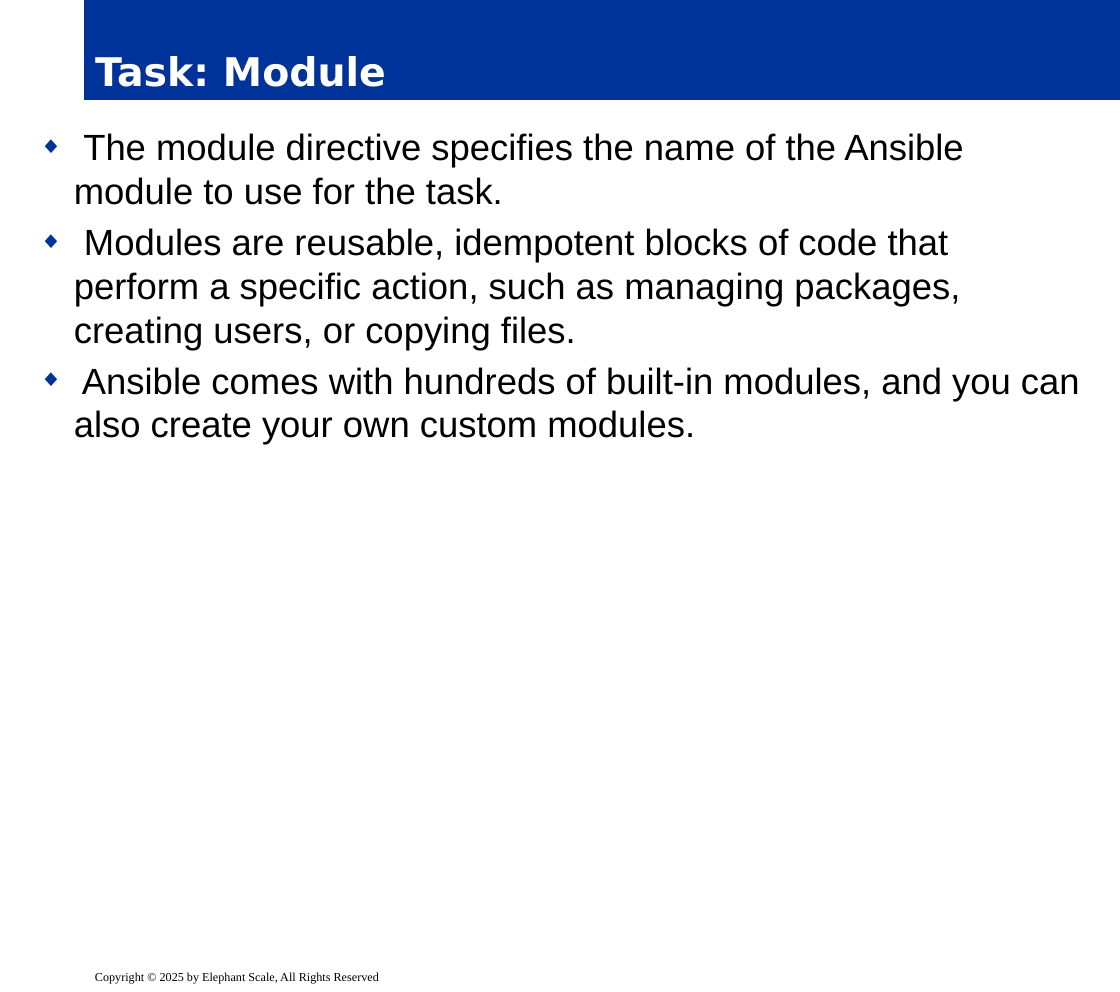
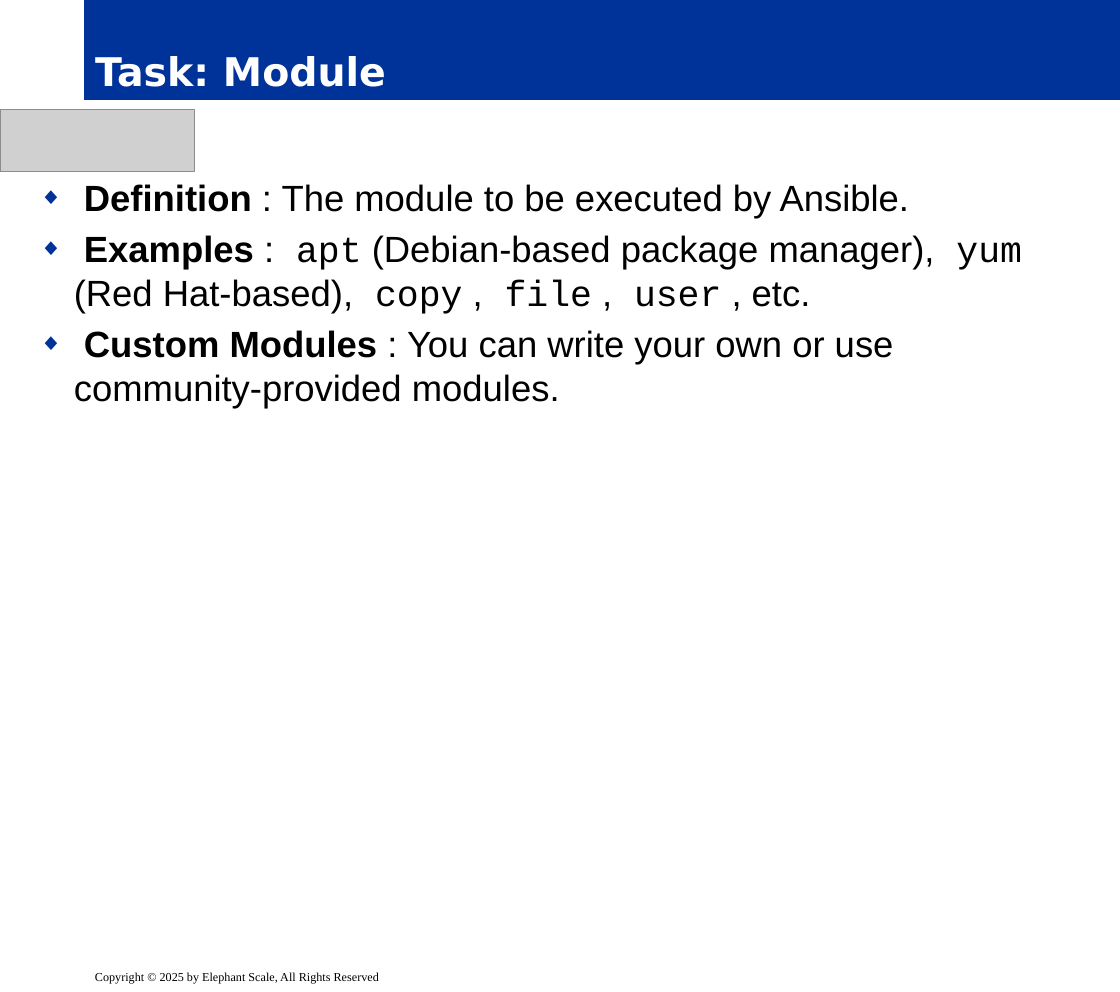
Before and after one commit to elephantscale/es-training-new, a slide deck: slide 11 of ansible/release/03__ansible-playbook.pptx (slide 12 before the commit). Drawn at 1120x992 pixels with LibreOffice and Linux fonts; fonts in the diff are those of the drawing; grey boxes stand for pictures; background and template pictures are left out. Boxes give left, top, right and bottom in pixels: in the first picture for what was removed or moved away, otherwise in the second. Text is boxed around its words. In the diff, an @@ line names an element or a change of style, - is before the commit and + after.

```diff
--- a/ansible/release/03__ansible-playbook.pptx
+++ b/ansible/release/03__ansible-playbook.pptx
@@ picture added at bbox=[0, 109, 194, 172] @@
@@ text at bbox=[74, 184, 1022, 408]: text changed @@
-◆ The module directive specifies the name of the Ansible module to use for the task.
-◆ Modules are reusable, idempotent blocks of code that perform a specific action, such as managing packages, creating users, or copying files.
-◆ Ansible comes with hundreds of built-in modules, and you can also create your own custom modules.
+◆ Definition : The module to be executed by Ansible.
+◆ Examples : apt (Debian-based package manager), yum (Red Hat-based), copy , file , user , etc.
+◆ Custom Modules : You can write your own or use community-provided modules.
```
Also in this commit, not shown: 73 other slides changed, 28 slides added, 17 slides removed, 6 other files.
